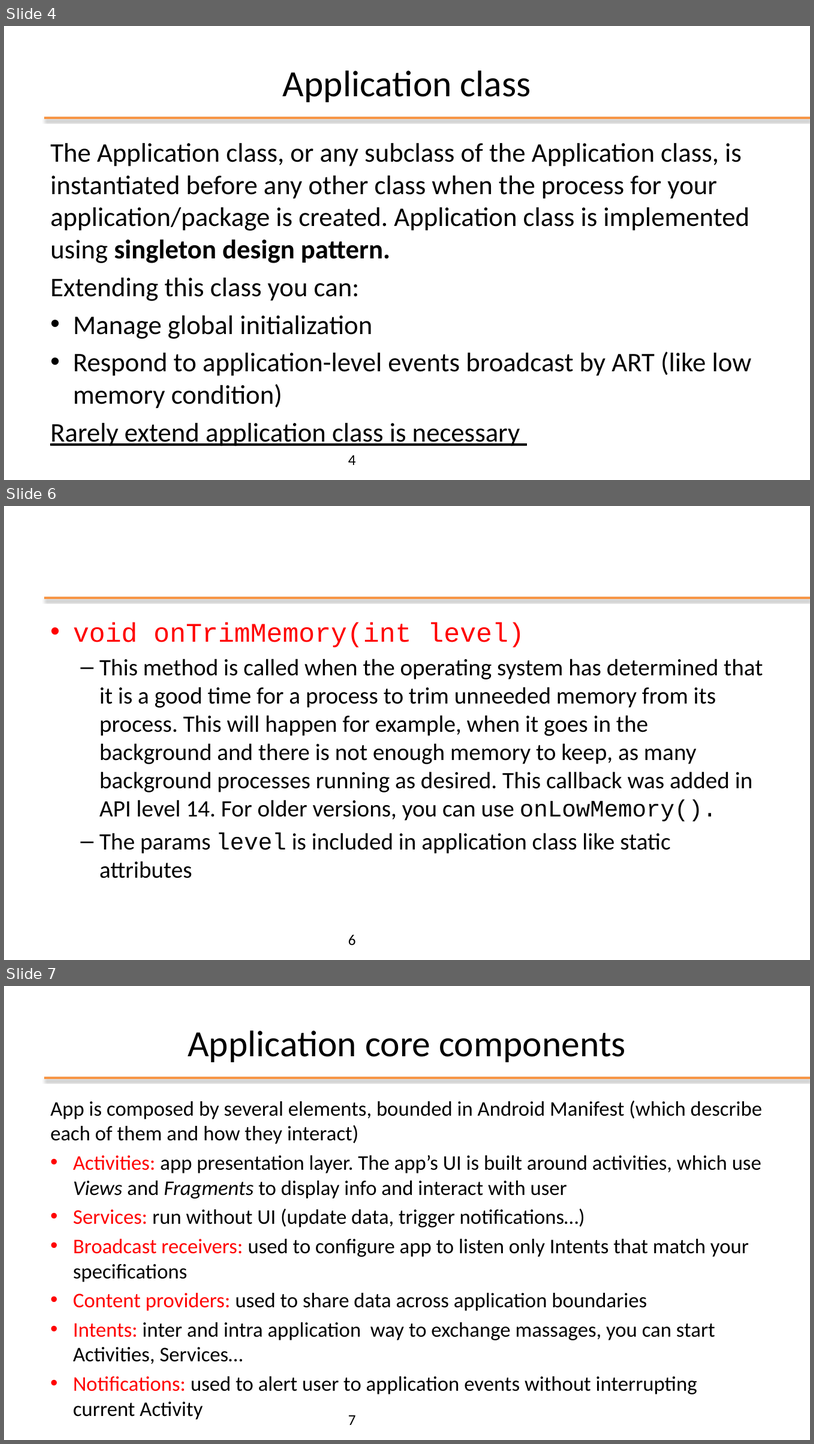
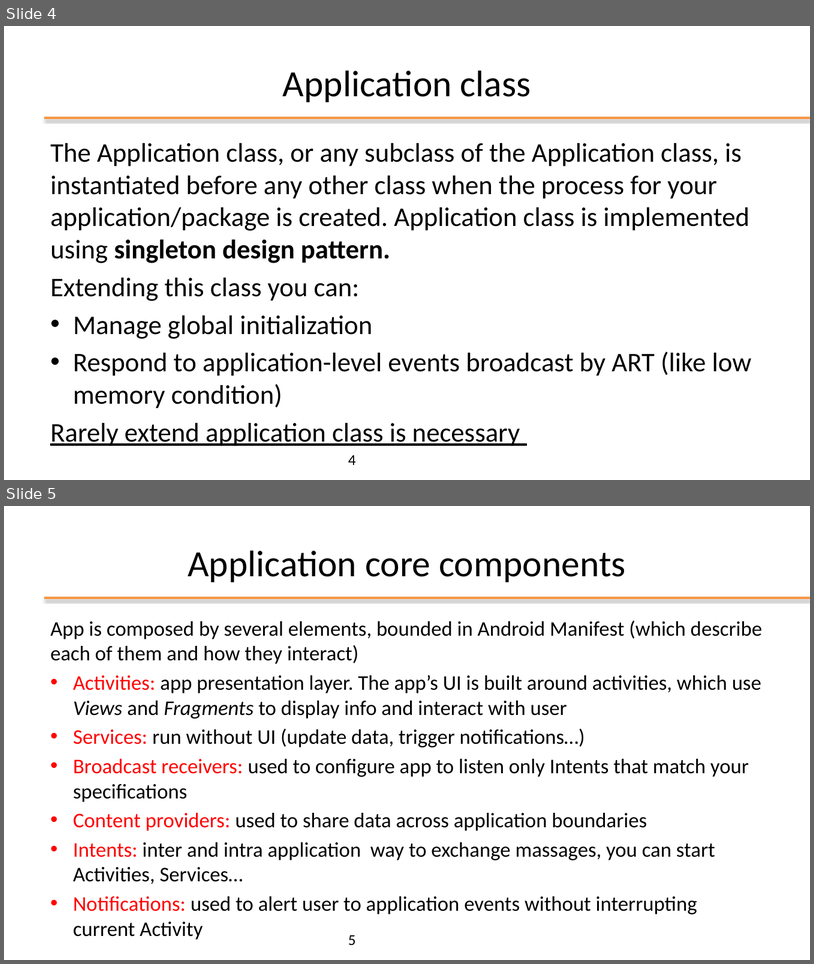
Before and after one commit to kevinmala00/ATTIVITA-PROGETTUALE, a slide deck: slides/04 - Activity, Intent and UI design.pptx. Shown one above the other, each under a label of ours: slides 4, 6 and 7 before the commit, slides 4 and 5 after it; the slides between them are not shown. The pictures are 814x1444 and 814x964 pixels, drawn with LibreOffice and Linux fonts; fonts in the diff are those of the drawing; background and template pictures are left out. Boxes give left, top, right and bottom in pixels: in the first picture for what was removed or moved away, otherwise in the second. Text is boxed around its words. In the diff, an @@ line names an element or a change of style, - is before the commit and + after.

```diff
--- a/slides/04 - Activity, Intent and UI design.pptx
+++ b/slides/04 - Activity, Intent and UI design.pptx
@@ slide 6 removed at (x1=4, y1=506, x2=810, y2=960), background #FFFFFF; not listed: 1 template element that a slide beside it also shows @@
@@ text removed at (x1=73, y1=622, x2=763, y2=878) @@
-• void onTrimMemory(int level)
-  – This method is called when the operating system has determined that it is a good time for a process to trim unneeded memory from its process. This will happen for example, when it goes in the background and there is not enough memory to keep, as many background processes running as desired. This callback was added in API level 14. For older versions, you can use onLowMemory().
-  – The params level is included in application class like static attributes
@@ page number removed at (x1=348, y1=934, x2=356, y2=945) @@
-6
@@ what was slide 7 is now slide 5 @@
@@ page number at (x1=348, y1=934, x2=356, y2=945): text changed @@
-7
+5
```
Also in this commit, not shown: 1 other slide removed.
